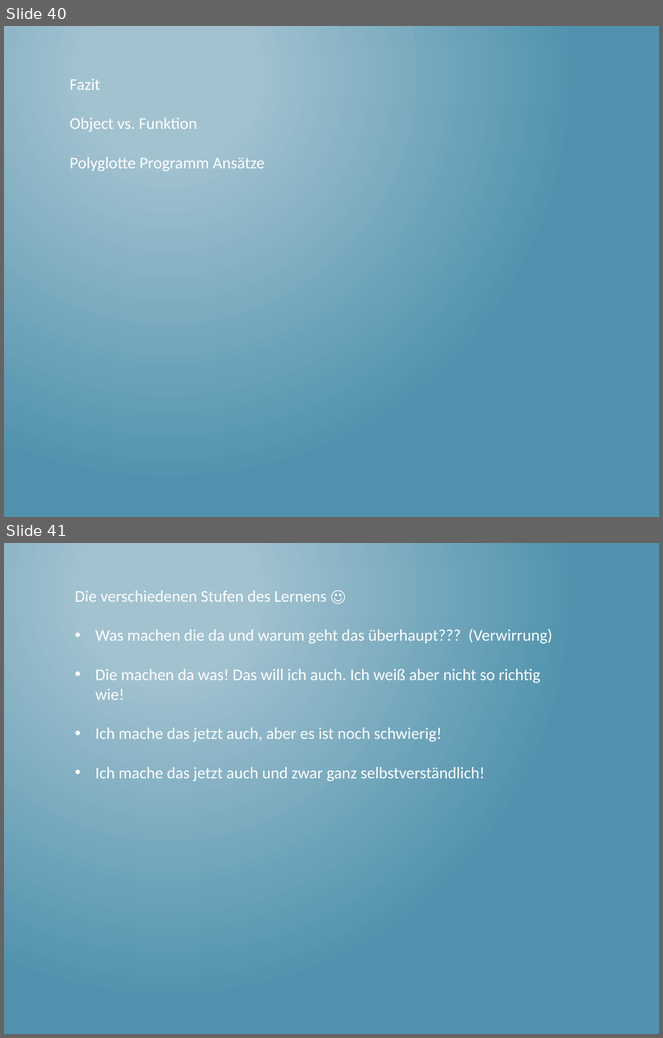
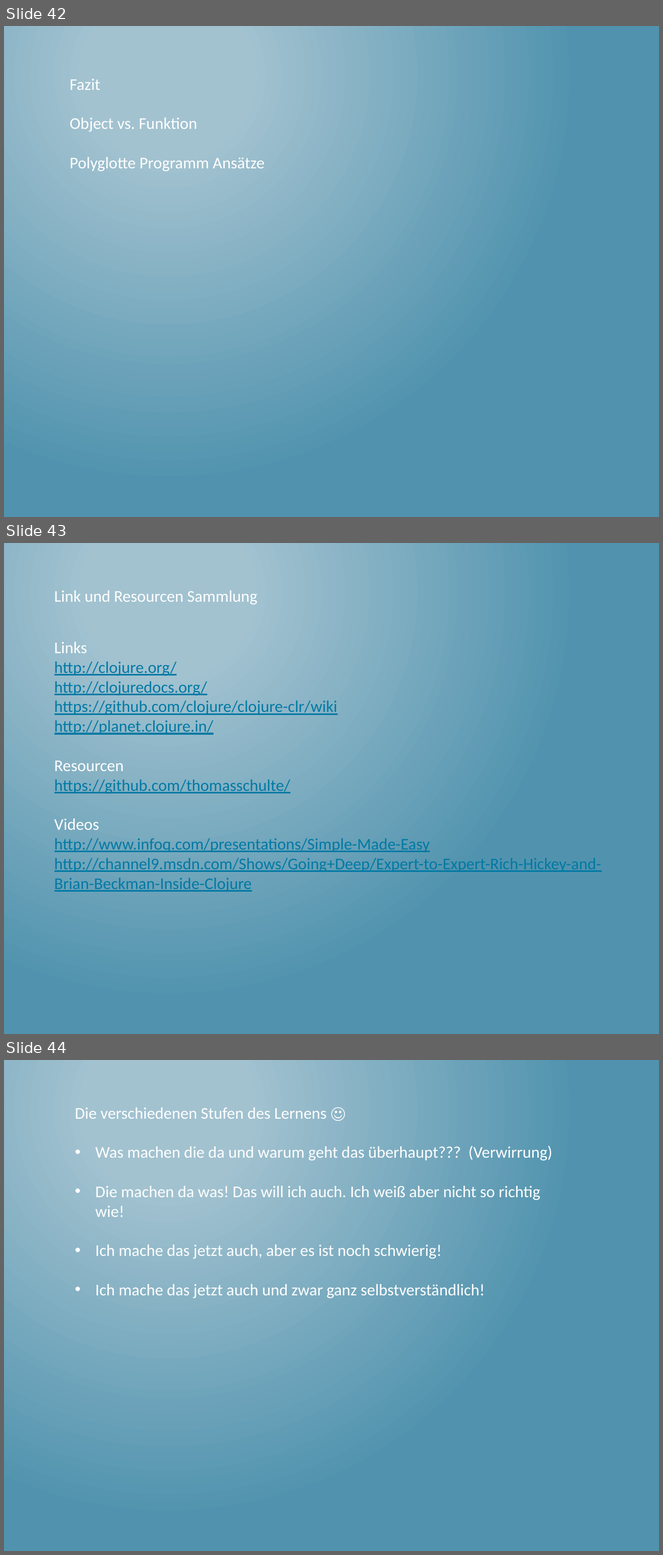
Before and after one commit to thomasschulte/ClojureUsergroupDemo, a slide deck: Clojure Vortrag .NET User Group.pptx. Shown one above the other, each under a label of ours: slides 40 and 41 before the commit, slides 42, 43 and 44 after it. The pictures are 663x1038 and 663x1555 pixels, drawn with LibreOffice and Linux fonts; fonts in the diff are those of the drawing. Boxes give left, top, right and bottom in pixels: in the first picture for what was removed or moved away, otherwise in the second. Text is boxed around its words. In the diff, an @@ line names an element or a change of style, - is before the commit and + after.

```diff
--- a/Clojure Vortrag .NET User Group.pptx
+++ b/Clojure Vortrag .NET User Group.pptx
@@ slide 43 added at (x1=4, y1=543, x2=659, y2=1034), background gradient #A3C3D1 to #5194AF @@
@@ text added at (x1=54, y1=590, x2=257, y2=604), 18 pt, text #FFFFFF @@
+Link und Resourcen Sammlung
@@ text added at (x1=54, y1=642, x2=601, y2=892), 18 pt, text #0079A4, underline @@
+Links
+http://clojure.org/
+http://clojuredocs.org/
+https://github.com/clojure/clojure-clr/wiki
+http://planet.clojure.in/
+Resourcen
+https://github.com/thomasschulte/
+Videos
+http://www.infoq.com/presentations/Simple-Made-Easy
+http://channel9.msdn.com/Shows/Going+Deep/Expert-to-Expert-Rich-Hickey-and-Brian-Beckman-Inside-Clojure
@@ what was slide 40 is now slide 42 @@
@@ what was slide 41 is now slide 44 @@
```
Also in this commit, not shown: 1 slide changed, 2 other slides added.
